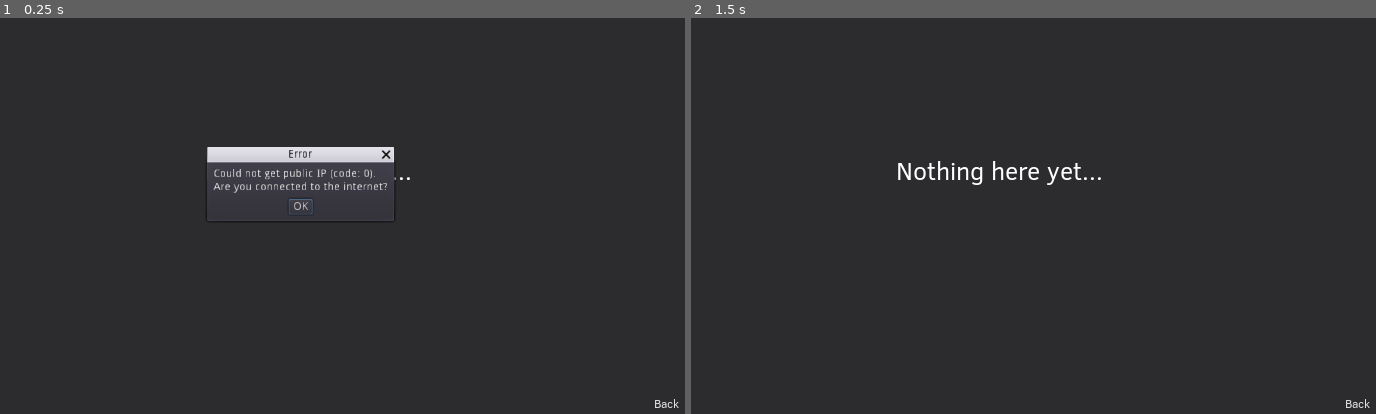
Above: before the commit, frames 1-2 (left to right).
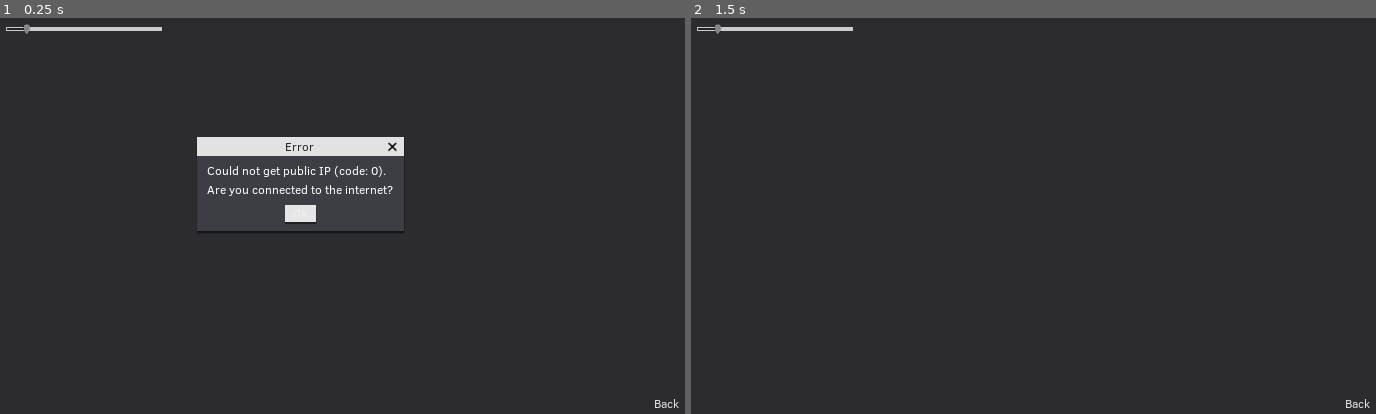
Above: after the commit, the same moments.

Repository: rednir/DrawingGame
Game: Godot game, scene res://Scenes/SettingsMenu.tscn
Same seed, same stepped clock (60 frames per second), same inputs: the game is played once before the commit and once after it. This scene is started directly instead of the project's main scene. Sound files missing from this copy of the repository are replaced by a short silence.
Inputs (mouse positions are in pixels of both pictures, inside the frame that each line leads up to):
- Up to frame 1 (0.25 s): no input
- Up to frame 2 (1.5 s): click "OK" at 0.5 s; tap Enter at 1.25 s; move the mouse to (1170, 168) at 1.27 s; click (1170, 168) at 1.42 s

The runs differ from the first frame. In frame 1, 2.7% of the frame differs, in the area x 0-60%, y 1-52%; in frame 2, 0.7%.

Commit message:
put host buttons in its own control node

Diff:
--- a/Scenes/Game.tscn
+++ b/Scenes/Game.tscn
@@ -165,47 +165,6 @@
 custom_colors/font_color_hover = Color( 0, 0, 0, 1 )
 custom_colors/font_color_pressed = Color( 0, 0, 0, 1 )
 text = "Submit"
-__meta__ = {
-"_edit_use_anchors_": false
-}
-
-[node name="ContainerHostButtons" type="VBoxContainer" parent="DrawingCanvas"]
-margin_left = -148.0
-margin_top = 370.0
-margin_right = -30.0
-margin_bottom = 479.0
-rect_pivot_offset = Vector2( -84.3149, 137 )
-alignment = 2
-__meta__ = {
-"_edit_use_anchors_": false
-}
-
-[node name="CheckboxOneLine" type="CheckBox" parent="DrawingCanvas/ContainerHostButtons"]
-margin_top = 31.0
-margin_right = 118.0
-margin_bottom = 54.0
-text = "One Line"
-align = 1
-
-[node name="CheckboxNoClear" type="CheckBox" parent="DrawingCanvas/ContainerHostButtons"]
-margin_top = 58.0
-margin_right = 118.0
-margin_bottom = 81.0
-text = "No Clear"
-align = 1
-
-[node name="ButtonNewGame" type="Button" parent="DrawingCanvas/ContainerHostButtons"]
-margin_top = 85.0
-margin_right = 118.0
-margin_bottom = 109.0
-rect_min_size = Vector2( 0, 24 )
-rect_pivot_offset = Vector2( 78.785, 36 )
-custom_fonts/font = SubResource( 1 )
-custom_colors/font_color_disabled = Color( 0, 0, 0, 0.490196 )
-custom_colors/font_color = Color( 0, 0, 0, 1 )
-custom_colors/font_color_hover = Color( 0, 0, 0, 1 )
-custom_colors/font_color_pressed = Color( 0, 0, 0, 1 )
-text = "New Game"
 __meta__ = {
 "_edit_use_anchors_": false
 }
@@ -293,3 +252,51 @@
 __meta__ = {
 "_edit_use_anchors_": false
 }
+
+[node name="HostTools" type="Control" parent="."]
+margin_right = 21.0
+margin_bottom = 20.0
+__meta__ = {
+"_edit_use_anchors_": false
+}
+
+[node name="GameControlContainer" type="VBoxContainer" parent="HostTools"]
+margin_left = 452.0
+margin_top = 430.0
+margin_right = 570.0
+margin_bottom = 539.0
+rect_pivot_offset = Vector2( -84.3149, 137 )
+alignment = 2
+__meta__ = {
+"_edit_use_anchors_": false
+}
+
+[node name="CheckboxOneLine" type="CheckBox" parent="HostTools/GameControlContainer"]
+margin_top = 31.0
+margin_right = 118.0
+margin_bottom = 54.0
+text = "One Line"
+align = 1
+
+[node name="CheckboxNoClear" type="CheckBox" parent="HostTools/GameControlContainer"]
+margin_top = 58.0
+margin_right = 118.0
+margin_bottom = 81.0
+text = "No Clear"
+align = 1
+
+[node name="ButtonNewGame" type="Button" parent="HostTools/GameControlContainer"]
+margin_top = 85.0
+margin_right = 118.0
+margin_bottom = 109.0
+rect_min_size = Vector2( 0, 24 )
+rect_pivot_offset = Vector2( 78.785, 36 )
+custom_fonts/font = SubResource( 1 )
+custom_colors/font_color_disabled = Color( 0, 0, 0, 0.490196 )
+custom_colors/font_color = Color( 0, 0, 0, 1 )
+custom_colors/font_color_hover = Color( 0, 0, 0, 1 )
+custom_colors/font_color_pressed = Color( 0, 0, 0, 1 )
+text = "New Game"
+__meta__ = {
+"_edit_use_anchors_": false
+}
--- a/Scenes/MainMenu.tscn
+++ b/Scenes/MainMenu.tscn
@@ -147,10 +147,9 @@
 color = Color( 0.192157, 0.192157, 0.207843, 1 )
 
 [node name="MainButtonsContainer" type="VBoxContainer" parent="."]
-modulate = Color( 1, 1, 1, 0 )
-margin_left = 614.0
+margin_left = 414.0
 margin_top = 300.0
-margin_right = 810.0
+margin_right = 610.0
 margin_bottom = 484.0
 __meta__ = {
 "_edit_use_anchors_": false
--- a/Scenes/SettingsMenu.tscn
+++ b/Scenes/SettingsMenu.tscn
@@ -1,23 +1,16 @@
-[gd_scene load_steps=8 format=2]
+[gd_scene load_steps=5 format=2]
 
 [ext_resource path="res://Fonts/ClearSans-Regular.ttf" type="DynamicFontData" id=1]
 [ext_resource path="res://Scripts/SettingsMenu/SettingsMenu.gd" type="Script" id=2]
-[ext_resource path="res://Styles/Slider/generic_slider.tres" type="StyleBox" id=3]
-[ext_resource path="res://Styles/Slider/generic_slider_grabber_area.tres" type="StyleBox" id=4]
-
+[ext_resource path="res://Themes/generic_theme.tres" type="Theme" id=3]
 
 [sub_resource type="DynamicFont" id=1]
-font_data = ExtResource( 1 )
-
-[sub_resource type="StyleBoxEmpty" id=2]
-
-[sub_resource type="DynamicFont" id=3]
-size = 32
 font_data = ExtResource( 1 )
 
 [node name="SettingsRoot" type="Control"]
 anchor_right = 1.0
 anchor_bottom = 1.0
+theme = ExtResource( 3 )
 script = ExtResource( 2 )
 __meta__ = {
 "_edit_use_anchors_": false
@@ -36,23 +29,21 @@
 }
 
 [node name="SliderVolume" type="HSlider" parent="."]
-margin_left = 24.3661
-margin_top = -53.0628
-margin_right = 249.366
-margin_bottom = -18.0628
-custom_styles/slider = ExtResource( 3 )
-custom_styles/grabber_area_highlight = SubResource( 2 )
-custom_styles/grabber_area = ExtResource( 4 )
+margin_left = 134.949
+margin_top = 73.9439
+margin_right = 333.949
+margin_bottom = 108.944
 step = 10.0
 scrollable = false
 __meta__ = {
 "_edit_use_anchors_": false
 }
 
-[node name="RichTextLabel" type="RichTextLabel" parent="."]
-margin_left = 388.775
-margin_top = 249.51
-margin_right = 796.775
-margin_bottom = 382.51
-custom_fonts/normal_font = SubResource( 3 )
-text = "Nothing here yet..."
+[node name="ScrollContainer" type="ScrollContainer" parent="."]
+margin_left = 48.1375
+margin_top = 50.9692
+margin_right = 712.138
+margin_bottom = 440.969
+__meta__ = {
+"_edit_use_anchors_": false
+}
--- a/Scripts/Game/Game.gd
+++ b/Scripts/Game/Game.gd
@@ -12,15 +12,15 @@
 
 func _ready():
 	Events.connect("new_data", self, "on_new_data")
-	$DrawingCanvas/ContainerHostButtons/ButtonNewGame.connect("pressed", self, "on_button_new_game_pressed")
-	$DrawingCanvas/ContainerHostButtons/CheckboxOneLine.connect("toggled", self, "on_host_setting_toggled", ["is_one_line"])
-	$DrawingCanvas/ContainerHostButtons/CheckboxNoClear.connect("toggled", self, "on_host_setting_toggled", ["is_no_clear"])
+	$HostTools/GameControlContainer/ButtonNewGame.connect("pressed", self, "on_button_new_game_pressed")
+	$HostTools/GameControlContainer/CheckboxOneLine.connect("toggled", self, "on_host_setting_toggled", ["is_one_line"])
+	$HostTools/GameControlContainer/CheckboxNoClear.connect("toggled", self, "on_host_setting_toggled", ["is_no_clear"])
 	$ButtonLeave.connect("pressed", self, "on_button_leave_pressed")
 
 	$DrawingCanvas/ContainerButtons.visible = false
 
 	if Server.server == null:
-		$DrawingCanvas/ContainerHostButtons.visible = false
+		$HostTools.visible = false
 	else:
 		#OS.alert("If you want someone to be able to join you over a different network, you must port forward your private IP.\nOther people will then be able to use your public IP to join you.", "Server")
 		Events.emit_signal("info", "If you want someone to be able to join you over a different network, you must port forward your private IP with port %s.\nOther people will then be able to use your public IP (%s) to join you." % [Server.PORT, Server.public_ip])
--- a/Themes/generic_theme.tres
+++ b/Themes/generic_theme.tres
@@ -26,11 +26,15 @@
 
 [sub_resource type="StyleBoxEmpty" id=4]
 
-[sub_resource type="DynamicFont" id=5]
+[sub_resource type="StyleBoxFlat" id=5]
+border_width_top = 2
+border_width_bottom = 2
+
+[sub_resource type="DynamicFont" id=6]
 size = 12
 font_data = ExtResource( 1 )
 
-[sub_resource type="StyleBoxFlat" id=6]
+[sub_resource type="StyleBoxFlat" id=7]
 content_margin_left = 5.0
 content_margin_right = 5.0
 content_margin_top = 2.0
@@ -73,6 +77,13 @@
 CheckBox/styles/hover_pressed = SubResource( 3 )
 CheckBox/styles/normal = ExtResource( 8 )
 CheckBox/styles/pressed = SubResource( 4 )
+HSlider/icons/grabber = null
+HSlider/icons/grabber_disabled = null
+HSlider/icons/grabber_highlight = null
+HSlider/icons/tick = null
+HSlider/styles/grabber_area = null
+HSlider/styles/grabber_area_highlight = null
+HSlider/styles/slider = SubResource( 5 )
 LineEdit/colors/clear_button_color = Color( 0.88, 0.88, 0.88, 1 )
 LineEdit/colors/clear_button_color_pressed = Color( 1, 1, 1, 1 )
 LineEdit/colors/cursor_color = Color( 0.94, 0.94, 0.94, 1 )
Not shown: 3 places in Themes/generic_theme.tres that only renumber resources
